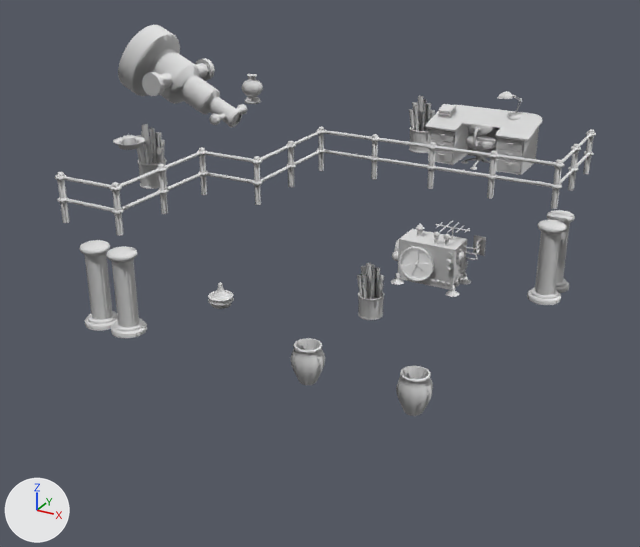
Two versions of the glTF model www/models/lba2/iso_scenes/38.glb, one commit apart.
Both versions are drawn from a 50 mm camera at (22.5, -31.1, 14.4) aimed at (9.7, -7.8, 2.8). The axes (+X, +Y, +Z) are drawn at lower left. The lights are the same throughout. Materials are left out; every surface is plain grey. Where no turn or scale is listed for an object, it has been applied to the vertices. Vertices at the same position are counted once.

Names of what the first picture shows: 'colored', 'colored.001', 'textured_194fdb50', 'textured_bacbb9b0'.
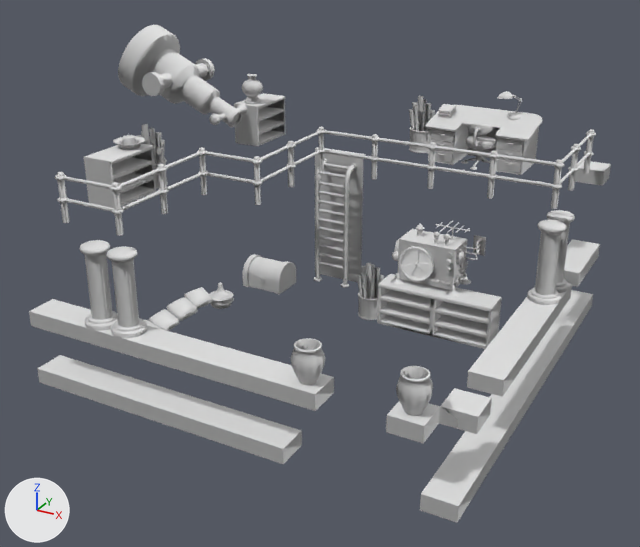
Where the change shows, as pixel boxes (x1, y1, x2, y2) in the pictures (640 x 547 px):
'textured_5cbf336', added
    after: (29, 161, 611, 522)
'textured_292a0861', added
    after: (315, 161, 363, 234)
'textured_fb33532f', added
    after: (315, 147, 366, 282)
'textured_6420b12', added
    after: (143, 287, 213, 331)
part 1 of me_mesh_1, added
    after: (234, 93, 502, 349)
part 2 of me_mesh_1, added
    after: (83, 143, 156, 208)

What changed in the scene script:
```text
Change me_mesh_1:
    used by ob_colored_001; location = (0.0, 0.0, 0.0)
    remove me_mesh_1.from_pydata(...)  # 9778 vertices, 18713 faces; spans x 1.4..17.0, y -14.0..-1.0, z 0.5..10.0
    add me_mesh_1.from_pydata(...)  # 11118 vertices, 21105 faces; spans x 1.4..17.0, y -14.0..-1.0, z 0.5..10.0
    me_mesh_1 part 1: 1106 vertices added at x 4.0..15.0, y -6.0..-2.0, z 0.5..7.0
    me_mesh_1 part 2: 138 vertices added at x 4.0..5.0, y -12.0..-10.0, z 5.5..7.0
Add me_mesh_7:
    me_mesh_7.from_pydata(...)  # 160 vertices, 304 faces; spans x 4.96..5.78, y -11.89..-8.13, z 0.94..1.5
Add me_mesh_5:
    me_mesh_5.from_pydata(...)  # 214 vertices, 552 faces; spans x 3.0..17.0, y -14.0..0.0, z 0.0..5.5
Add me_mesh_3_1:
    me_mesh_3_1.from_pydata(...)  # 21 vertices, 20 faces; spans x 7.0..9.0, y -3.25..-3.0, z 0.5..5.5
Add me_mesh_2_1:
    me_mesh_2_1.from_pydata([(7.0, -3.25, 5.04), (7.0, -3.25, 2.51), (8.0, -3.25, 2.51), (8.0, -3.25, 5.04), (9.0, -3.25, 2.51), (9.0, -3.25, 5.04)], [], [(0, 1, 2), (0, 2, 3), (3, 2, 4), (3, 4, 5)])
Add ob_textured_6420b12:
    ob_textured_6420b12 = bpy.data.objects.new('textured_6420b12', me_mesh_7)
    ob_textured_6420b12.location = (0.0, 0.0, 0.0)
Add ob_textured_5cbf336:
    ob_textured_5cbf336 = bpy.data.objects.new('textured_5cbf336', me_mesh_5)
    ob_textured_5cbf336.location = (0.0, 0.0, 0.0)
Add ob_textured_fb33532f:
    ob_textured_fb33532f = bpy.data.objects.new('textured_fb33532f', me_mesh_3_1)
    ob_textured_fb33532f.location = (0.0, 0.0, 0.0)
Add ob_textured_292a0861:
    ob_textured_292a0861 = bpy.data.objects.new('textured_292a0861', me_mesh_2_1)
    ob_textured_292a0861.location = (0.0, 0.0, 0.0)
```
